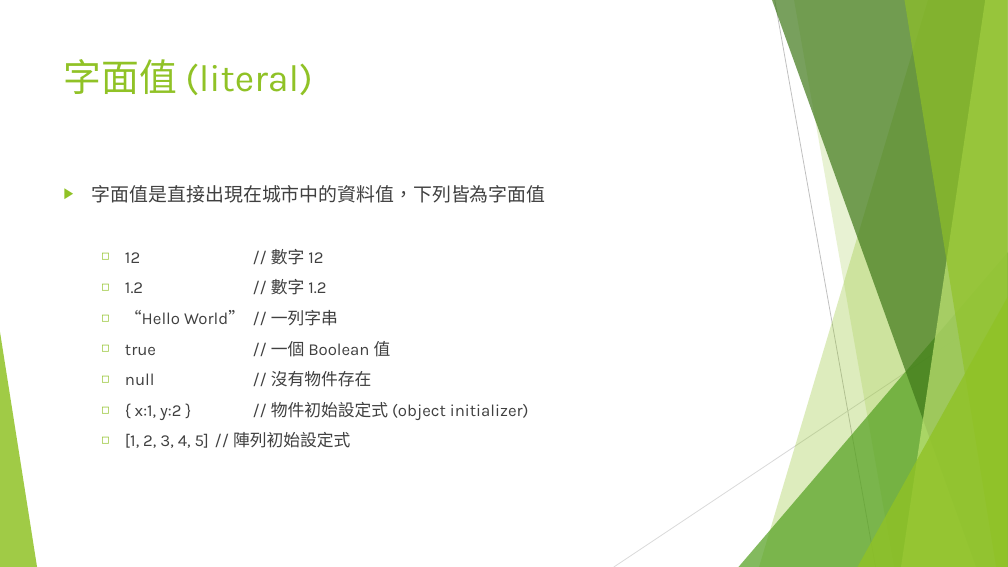
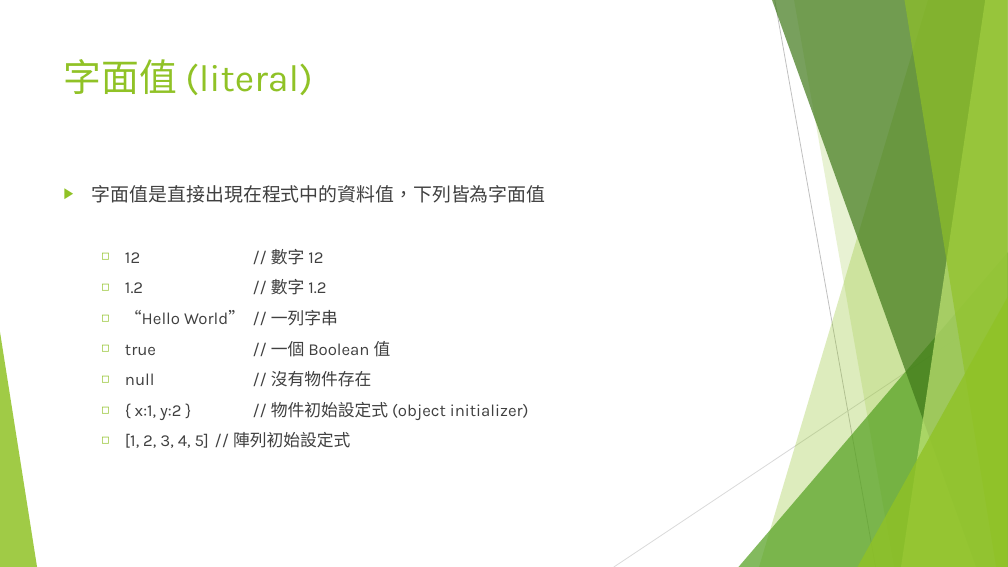
Before and after one commit to adennis1984/IntroduceWebFrontEnd, a slide deck: slide 15 of Part-1-Type-Value-Variable/Web 前端入門(一).pptx. Drawn at 1008x567 pixels with LibreOffice and Linux fonts; fonts in the diff are those of the drawing. Boxes give left, top, right and bottom in pixels: in the first picture for what was removed or moved away, otherwise in the second. Text is boxed around its words. In the diff, an @@ line names an element or a change of style, - is before the commit and + after.

```diff
--- a/Part-1-Type-Value-Variable/Web 前端入門(一).pptx
+++ b/Part-1-Type-Value-Variable/Web 前端入門(一).pptx
@@ text at (x1=92, y1=185, x2=546, y2=203): text changed @@
-▶ 字面值是直接出現在城市中的資料值，下列皆為字面值
+▶ 字面值是直接出現在程式中的資料值，下列皆為字面值
```
Also in this commit, not shown: 4 other slides changed.
